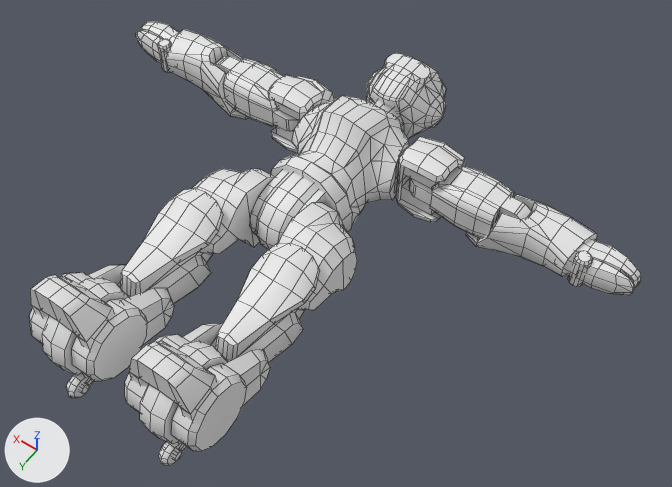
The OBJ model servicesim_competition/models/servicebot/meshes/servicebot.obj as it was, and as the next commit left it.
The view is the same before and after, from a camera (50 mm lens) standing at (-88.2, 45.3, 165.6) and looking at (-12.6, -60.5, -0.6). The axes (+X, +Y, +Z) are drawn at lower left. The lights are the same throughout. Mesh edges are drawn as thin lines. Materials are left out; every surface is plain grey. Where no turn or scale is listed for an object, it has been applied to the vertices. Vertices at the same position are counted once.

The first picture shows 'servicebot'.
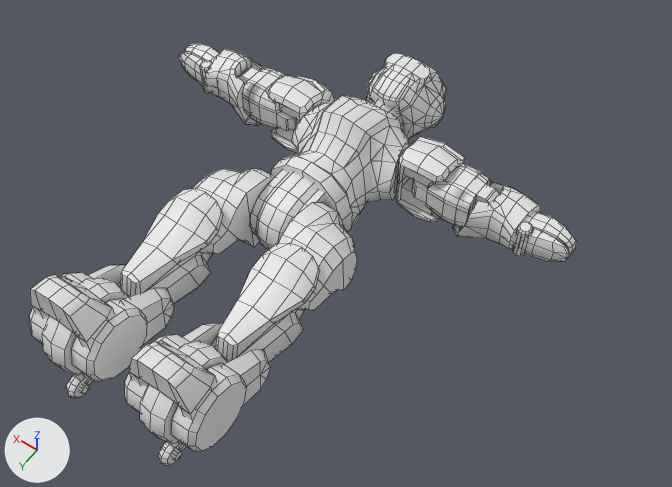
What differs and where, as boxes [x1, y1, x2, y2] in the pictures (672 x 487 px; the box of a moved part takes in the faces that stretch with it):
'servicebot', reshaped (11% narrower): before [30, 22, 641, 465]; after [30, 44, 576, 465]
part 1 of me_servicebot, moved or reshaped: before [565, 239, 641, 289]; after [500, 211, 576, 256]
part 2 of me_servicebot, moved or reshaped: before [580, 258, 635, 296]; after [522, 228, 569, 262]
part 3 of me_servicebot, moved or reshaped: before [141, 22, 180, 64]; after [184, 44, 220, 89]
part 4 of me_servicebot, deleted: before [158, 39, 171, 73]
part 5 of me_servicebot, moved or reshaped: before [136, 29, 300, 131]; after [179, 49, 300, 131]
part 6 of me_servicebot, moved or reshaped: before [409, 165, 597, 287]; after [412, 164, 540, 256]

The edits, one by one:
me_servicebot is used by ob_servicebot; location (0.0, 0.0, 0.0).
me_servicebot had 2372 vertices, 2226 faces and spanned x -73.1..73.1, y -118.6..0.3, z -13.8..22.2.
me_servicebot now has 2398 vertices, 2261 faces and spans x -57.4..57.4, y -118.6..0.3, z -13.8..22.2.
me_servicebot part 1: the loose piece of 63 vertices spanning x -73.1..-55.5, y -93.8..-83.7, z -4.6..4.6 is scaled about its middle by (0.891, 0.98, 0.98), then moved by (14.7, 0.0, 0.0).
me_servicebot part 2: the loose piece of 41 vertices spanning x -73.0..-61.1, y -87.7..-84.0, z -3.5..3.5 is scaled about its middle by (0.891, 0.98, 0.98), then moved by (15.0, -0.1, 0.0).
me_servicebot part 3: the loose piece of 63 vertices spanning x 55.5..73.1, y -93.8..-83.7, z -4.6..4.6 is scaled about its middle by (0.891, 0.98, 0.98), then moved by (-14.7, 0.0, 0.0).
me_servicebot part 4: the loose piece of 66 vertices spanning x 59.0..62.8, y -87.5..-83.7, z -4.6..4.6 is deleted.
me_servicebot part 5: 8 vertices moved from x 23.5..71.2, y -95.3..-83.6, z -5.1..3.4 to x 18.8..48.2, y -94.1..-82.6, z -5.3..3.8; 234 vertices removed from x 16.3..73.0, y -94.8..-82.4, z -8.6..7.1; 311 vertices added at x 17.3..57.3, y -95.3..-82.4, z -8.6..7.1.
me_servicebot part 6: 121 vertices moved from x -62.5..-16.3, y -94.8..-82.9, z -5.9..5.9 to x -48.0..-17.3, y -94.8..-82.9, z -5.9..6.1; 145 vertices removed from x -62.8..-31.8, y -95.3..-82.4, z -8.6..7.1; 160 vertices added at x -48.2..-28.8, y -95.3..-82.4, z -8.6..7.1.
